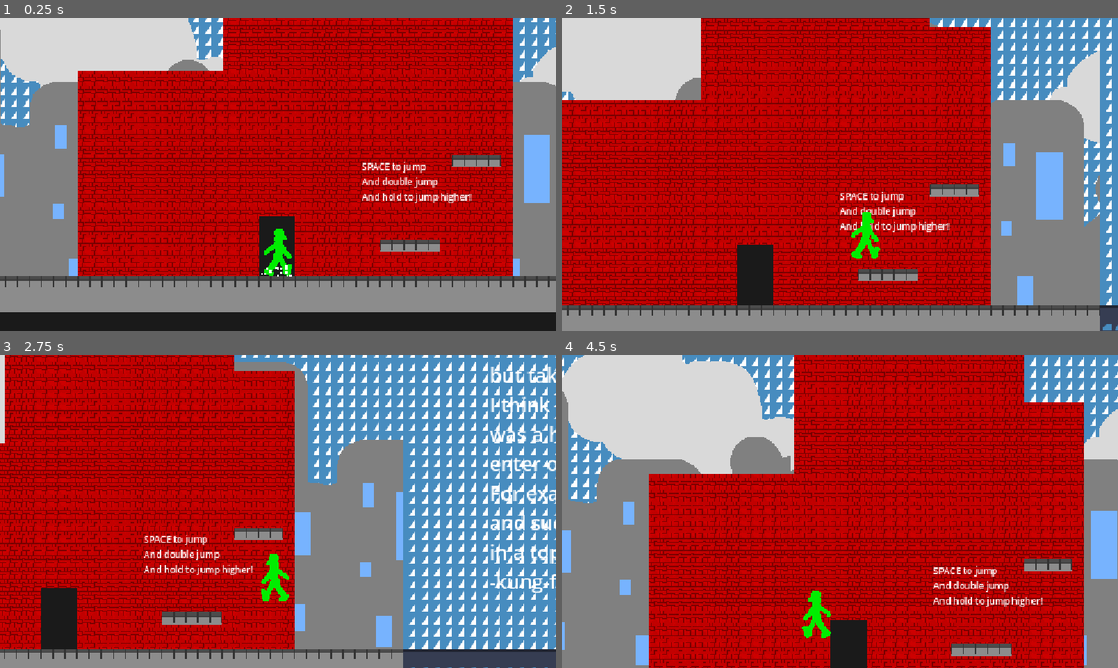
Above: before the commit, frames 1-4 (two rows, left to right).
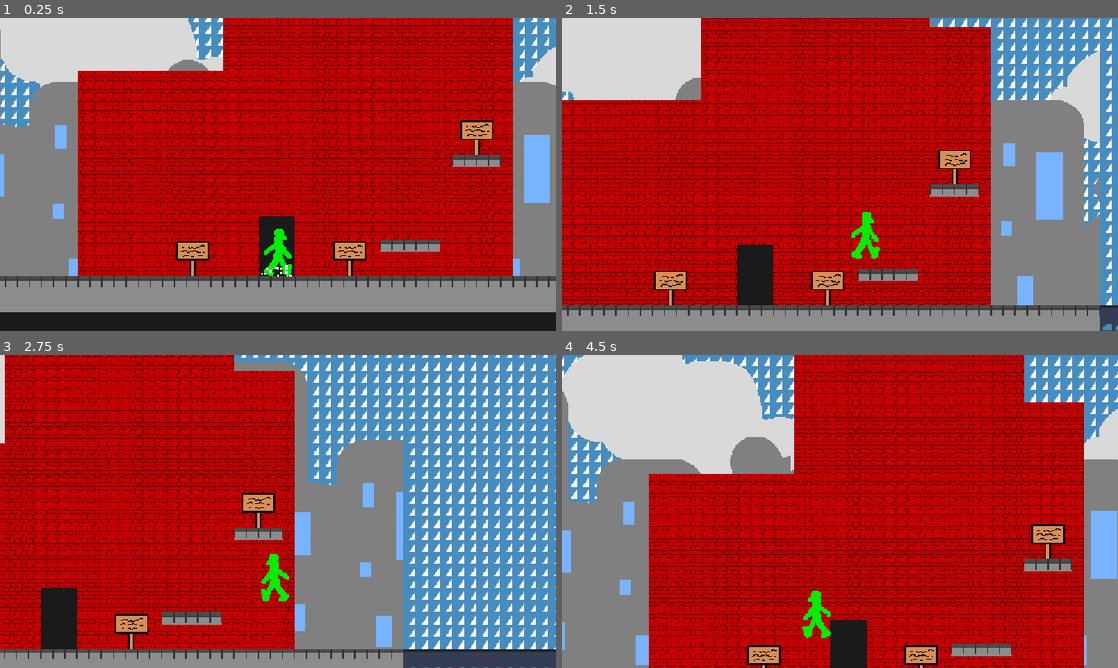
Above: after the commit, the same moments.

Repository: 100-Devs-1-Game/ChainGame1
Game: Godot game, scene res://main.tscn
Same seed, same stepped clock (60 frames per second), same inputs: the game is played once before the commit and once after it. Before the commit the project starts from res://scenes/main.tscn. The engine's default icon, where the game draws it, is replaced by a stand-in: a white triangle on a blue panel in a dark square.
Inputs:
- Up to frame 1 (0.25 s): no input
- Up to frame 2 (1.5 s): hold Space (jump) 0.53-1.28 s; hold D (move_right) from 0.53 s (still down); tap Space (jump) at 1.35 s
- Up to frame 3 (2.75 s): tap Space (jump) at 1.52, 1.82 s; release D (move_right) at 2.03 s; hold A (move_left) from 2.03 s (still down); hold Space (jump) from 2.03 s (still down)
- Up to frame 4 (4.5 s): release Space (jump) at 2.78 s; tap Space (jump) at 2.85, 3.02, 3.32, 4.35 s; hold Space (jump) 3.53-4.28 s; release A (move_left) at 4.28 s; hold D (move_right) from 4.28 s (still down)

The runs differ from the first frame. In frame 1, 1.9% of the frame differs, in the area x 31-89%, y 32-83%; in frame 2, 1.8%; in frame 3, 3.1%, in the area x 20-100%, y 3-94%; in frame 4, 1.9%.

Commit message:
Add signposts

Diff:
--- a/project/scenes/main.tscn
+++ b/project/main.tscn
@@ -1,10 +1,11 @@
 [gd_scene format=4 uid="uid://cp8sk4ndvacc1"]
 
-[ext_resource type="TileSet" uid="uid://d1yjljwok3eyx" path="res://assets/icon_tileset.tres" id="1_o5qli"]
-[ext_resource type="Texture2D" uid="uid://dep6k8v2mya8k" path="res://assets/sprites/cloud.png" id="2_jyhfs"]
-[ext_resource type="AudioStream" uid="uid://b6cvs5piggbtr" path="res://assets/sounds/city_ambience.mp3" id="3_tbgi4"]
-[ext_resource type="Texture2D" uid="uid://cjca13rppqola" path="res://assets/sprites/city_skyline_1.png" id="3_tefeu"]
-[ext_resource type="PackedScene" uid="uid://bdj435168dtce" path="res://player/player.tscn" id="5_tbgi4"]
+[ext_resource type="TileSet" uid="uid://d1yjljwok3eyx" path="res://assets/icon_tileset.tres" id="1_7mycd"]
+[ext_resource type="Texture2D" uid="uid://dep6k8v2mya8k" path="res://assets/sprites/cloud.png" id="2_272bh"]
+[ext_resource type="Texture2D" uid="uid://cjca13rppqola" path="res://assets/sprites/city_skyline_1.png" id="3_5vw27"]
+[ext_resource type="AudioStream" uid="uid://b6cvs5piggbtr" path="res://assets/sounds/city_ambience.mp3" id="4_kek77"]
+[ext_resource type="PackedScene" uid="uid://bjxgpd6r4lj8f" path="res://signage/signpost/sign.tscn" id="5_4c57u"]
+[ext_resource type="PackedScene" uid="uid://bdj435168dtce" path="res://player/player.tscn" id="6_efxa6"]
 
 [node name="Main" type="Node2D" unique_id=1921427582]
 
@@ -41,64 +42,66 @@
 
 [node name="CitySkyline1" type="Sprite2D" parent="GDTown/Block1/Skyline" unique_id=767195025]
 position = Vector2(287, 380)
-texture = ExtResource("3_tefeu")
+texture = ExtResource("3_5vw27")
 
 [node name="Background" type="TileMapLayer" parent="GDTown/Block1" unique_id=999510051]
 tile_map_data = PackedByteArray("AAAnABMAAQAAAAYAAAAnABQAAQAAAAYAAAAnABUAAQAAAAYAAAAnABYAAQAAAAYAAAAnABcAAQAAAAYAAAAnAB …(16880 unchanged characters)…
-tile_set = ExtResource("1_o5qli")
+tile_set = ExtResource("1_7mycd")
 
 [node name="Platforms" type="TileMapLayer" parent="GDTown/Block1" unique_id=457395881]
 tile_map_data = PackedByteArray("AAAAACcAAQABAAAAAAABACcAAQABAAAAAAACACcAAQABAAAAAAADACcAAQABAAAAAAAEACcAAQABAAAAAAAFAC …(3696 unchanged characters)…
-tile_set = ExtResource("1_o5qli")
+tile_set = ExtResource("1_7mycd")
 
 [node name="Street" type="TileMapLayer" parent="GDTown/Block1" unique_id=1246412390]
 tile_map_data = PackedByteArray("AAAAACoAAQAAAAUAAAAAACsAAQAAAAUAAAAAACwAAQAAAAUAAAAAAC0AAQAAAAUAAAAAAC4AAQAAAAUAAAAAAC …(9136 unchanged characters)…
-tile_set = ExtResource("1_o5qli")
+tile_set = ExtResource("1_7mycd")
 
 [node name="AudioStreamPlayer2D" type="AudioStreamPlayer2D" parent="GDTown/Block1" unique_id=7656205]
 position = Vector2(534, 773)
-stream = ExtResource("3_tbgi4")
+stream = ExtResource("4_kek77")
 autoplay = true
+
+[node name="Sign2" parent="GDTown/Block1" unique_id=138115228 instance=ExtResource("5_4c57u")]
+position = Vector2(584, 600)
+
+[node name="Sign" parent="GDTown/Block1" unique_id=1853685418 instance=ExtResource("5_4c57u")]
+position = Vector2(792, 600)
+
+[node name="Label" parent="GDTown/Block1/Sign" index="2" unique_id=1635896467]
+offset_left = -80.0
+offset_top = -112.0
+offset_right = 120.0
+text = "SPACE to jump
+And double jump
+[wave]And hold to jump higher![/wave]"
+
+[node name="Sign3" parent="GDTown/Block1" unique_id=133473625 instance=ExtResource("5_4c57u")]
+position = Vector2(960, 440)
+
+[node name="Label" parent="GDTown/Block1/Sign3" index="2" unique_id=1635896467]
+z_index = 1
+offset_left = -328.0
+offset_top = -216.0
+offset_right = 320.0
+text = "Do whatever you want!
+I'm making a 2d platformer walking sim in Block1, but take the game in whatever direction you wish! I think it would be coolest if this \"game\" was a huge mishmash of games, and you could enter other people's games via your own. For example, I enter a building in my walking sim and suddenly the game changes scene to be in a top-down RPG made by someone else!
+-kung-fu-marr"
 
 [node name="Block2" type="Node2D" parent="GDTown" unique_id=489267209]
 
 [node name="Sky" type="TileMapLayer" parent="GDTown/Block2" unique_id=1913685224]
 tile_map_data = PackedByteArray("AABIAAAAAAADAAIAAABIAAEAAAADAAIAAABIAAIAAAADAAIAAABIAAMAAAADAAIAAABIAAQAAAADAAIAAABIAA …(47152 unchanged characters)…
-tile_set = ExtResource("1_o5qli")
+tile_set = ExtResource("1_7mycd")
 
 [node name="Background" type="TileMapLayer" parent="GDTown/Block2" unique_id=117814572]
-tile_set = ExtResource("1_o5qli")
+tile_set = ExtResource("1_7mycd")
 
 [node name="Platforms" type="TileMapLayer" parent="GDTown/Block2" unique_id=1734740020]
 tile_map_data = PackedByteArray("AABIACcAAAABAAAAAABIACgAAAABAAEAAABIACkAAAABAAEAAABJACcAAAABAAAAAABJACgAAAABAAEAAABJAC …(3440 unchanged characters)…
-tile_set = ExtResource("1_o5qli")
+tile_set = ExtResource("1_7mycd")
 
-[node name="Label" type="Label" parent="GDTown/Block2" unique_id=954310200]
-offset_left = 1266.0
-offset_top = 166.0
-offset_right = 1306.0
-offset_bottom = 189.0
-theme_override_font_sizes/font_size = 26
-text = "Do whatever you want!
-I'm making a 2d platformer walking sim in Block1,
-but take the game in whatever direction you wish!
-I think it would be coolest if this \"game\"
-was a huge mishmash of games, and you could
-enter other people's games via your own.
-For example, I enter a building in my walking sim
-and suddenly the game changes scene to be
-in a top-down RPG made by someone else!
--kung-fu-marr"
+[node name="Player" parent="." unique_id=919754536 instance=ExtResource("6_efxa6")]
+position = Vector2(697, 593)
 
-[node name="Jump" type="Label" parent="GDTown/Block2" unique_id=1085832518]
-offset_left = 808.0
-offset_top = 471.0
-offset_right = 1121.0
-offset_bottom = 585.0
-theme_override_font_sizes/font_size = 12
-text = "SPACE to jump
-And double jump
-And hold to jump higher!"
-
-[node name="Player" parent="." unique_id=919754536 instance=ExtResource("5_tbgi4")]
-position = Vector2(697, 593)
+[editable path="GDTown/Block1/Sign"]
+[editable path="GDTown/Block1/Sign3"]
--- a/project/player/player.tscn
+++ b/project/player/player.tscn
@@ -15,23 +15,23 @@
 offsets = PackedFloat32Array(0.46575344, 1)
 colors = PackedColorArray(1, 1, 1, 1, 1, 1, 1, 0)
 
-[node name="Player" type="CharacterBody2D"]
+[node name="Player" type="CharacterBody2D" unique_id=706753036 groups=["player"]]
 script = ExtResource("1_rkbax")
 
-[node name="Orientation" type="Node2D" parent="."]
+[node name="Orientation" type="Node2D" parent="." unique_id=2083571343]
 position = Vector2(0, -28)
 
-[node name="CharacterSprite" type="Sprite2D" parent="Orientation"]
+[node name="CharacterSprite" type="Sprite2D" parent="Orientation" unique_id=100901993]
 modulate = Color(0, 0.92941177, 0, 1)
 position = Vector2(0, 1.66893e-05)
 texture = ExtResource("2_g1dw6")
 flip_h = true
 
-[node name="CollisionShape2D" type="CollisionShape2D" parent="."]
+[node name="CollisionShape2D" type="CollisionShape2D" parent="." unique_id=1623770400]
 position = Vector2(0, -28)
 shape = SubResource("CapsuleShape2D_tbgi4")
 
-[node name="Camera2D" type="Camera2D" parent="."]
+[node name="Camera2D" type="Camera2D" parent="." unique_id=440508490]
 position = Vector2(0, -116)
 zoom = Vector2(1.565, 1.565)
 limit_enabled = false
@@ -41,11 +41,11 @@
 limit_bottom = 648
 position_smoothing_enabled = true
 
-[node name="LandingParticles" type="CPUParticles2D" parent="."]
+[node name="LandingParticles" type="CPUParticles2D" parent="." unique_id=876901424]
 position = Vector2(0, 3)
 emitting = false
 amount = 16
-lifetime = 0.09999999999999999
+lifetime = 0.1
 one_shot = true
 explosiveness = 0.8
 local_coords = true
--- a/project/project.godot
+++ b/project/project.godot
@@ -22,6 +22,10 @@
 [display]
 
 window/stretch/mode="canvas_items"
+
+[global_group]
+
+player="This group is meant for the player alone"
 
 [input]
 
@@ -52,6 +56,10 @@
 ]
 }
 
+[layer_names]
+
+2d_physics/layer_1="PLAYER"
+
 [rendering]
 
 textures/canvas_textures/default_texture_filter=0
--- /dev/null
+++ b/project/signage/signpost/sign.gd
@@ -0,0 +1,36 @@
+extends Area2D
+
+@onready var label: RichTextLabel = %Label
+
+@export var display_time: float = 0.3
+@export var readable: bool = false
+
+var display_size: Vector2
+var display_position: Vector2
+
+func _ready() -> void:
+	display_size = label.size
+	display_position = label.position
+	label.size = Vector2.ZERO
+	label.position = Vector2.ZERO
+	label.hide()
+
+func _on_body_entered(body: Node2D) -> void:
+	if body.is_in_group("player"):
+		display()
+
+func _on_body_exited(body: Node2D) -> void:
+	if body.is_in_group("player"):
+		reset()
+
+func display() -> void:
+	label.show()
+	var tween = create_tween()
+	tween.parallel().tween_property(label, "size", display_size, display_time)
+	tween.parallel().tween_property(label, "position", display_position, display_time)
+
+func reset() -> void:
+	var tween = create_tween()
+	tween.parallel().tween_property(label, "size", Vector2.ZERO, display_time)
+	tween.parallel().tween_property(label, "position", Vector2.ZERO, display_time)
+	tween.tween_callback(label.hide)
--- /dev/null
+++ b/project/signage/signpost/sign.tscn
@@ -0,0 +1,36 @@
+[gd_scene format=3 uid="uid://bjxgpd6r4lj8f"]
+
+[ext_resource type="Script" uid="uid://byhh4qeou5sai" path="res://signage/signpost/sign.gd" id="1_kd50q"]
+[ext_resource type="Texture2D" uid="uid://do3s2ninx3a1d" path="res://assets/sprites/sign.png" id="2_8yyji"]
+
+[sub_resource type="CircleShape2D" id="CircleShape2D_tbgi4"]
+radius = 24.0
+
+[sub_resource type="StyleBoxFlat" id="StyleBoxFlat_o6xl0"]
+bg_color = Color(0.11372549, 0.11372549, 0.11372549, 0.62352943)
+
+[node name="Sign" type="Area2D" unique_id=138115228]
+collision_layer = 0
+script = ExtResource("1_kd50q")
+
+[node name="CollisionShape2D" type="CollisionShape2D" parent="." unique_id=1136646888]
+shape = SubResource("CircleShape2D_tbgi4")
+
+[node name="Sprite2D" type="Sprite2D" parent="." unique_id=916155638]
+texture = ExtResource("2_8yyji")
+
+[node name="Label" type="RichTextLabel" parent="." unique_id=1635896467]
+unique_name_in_owner = true
+offset_left = -120.0
+offset_top = -136.0
+offset_right = 128.0
+offset_bottom = -40.0
+theme_override_styles/normal = SubResource("StyleBoxFlat_o6xl0")
+bbcode_enabled = true
+text = "[rainbow]EXAMPLE TEXT![/rainbow]
+
+[shake]ENABLE EDITABLE CHILDREN IN INSTANTIATED SCENES![/shake]"
+scroll_active = false
+
+[connection signal="body_entered" from="." to="." method="_on_body_entered"]
+[connection signal="body_exited" from="." to="." method="_on_body_exited"]
Binary file added: project/assets/sprites/sign.png
Not shown, added: project/assets/sprites/sign.png.import
Not shown: 1 places in project/main.tscn that only renumber resources
Not shown: 1 places in project/player/player.tscn that only renumber resources
Not shown, added: project/signage/signpost/sign.gd.uid
Not shown, added: project/assets/sprites/sign.png~
